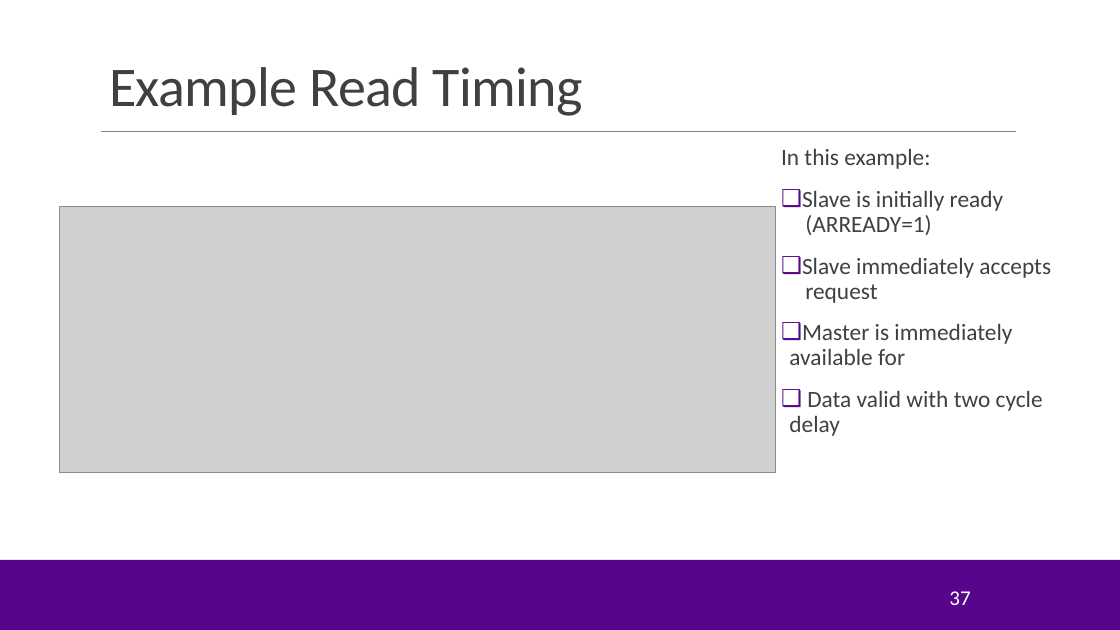
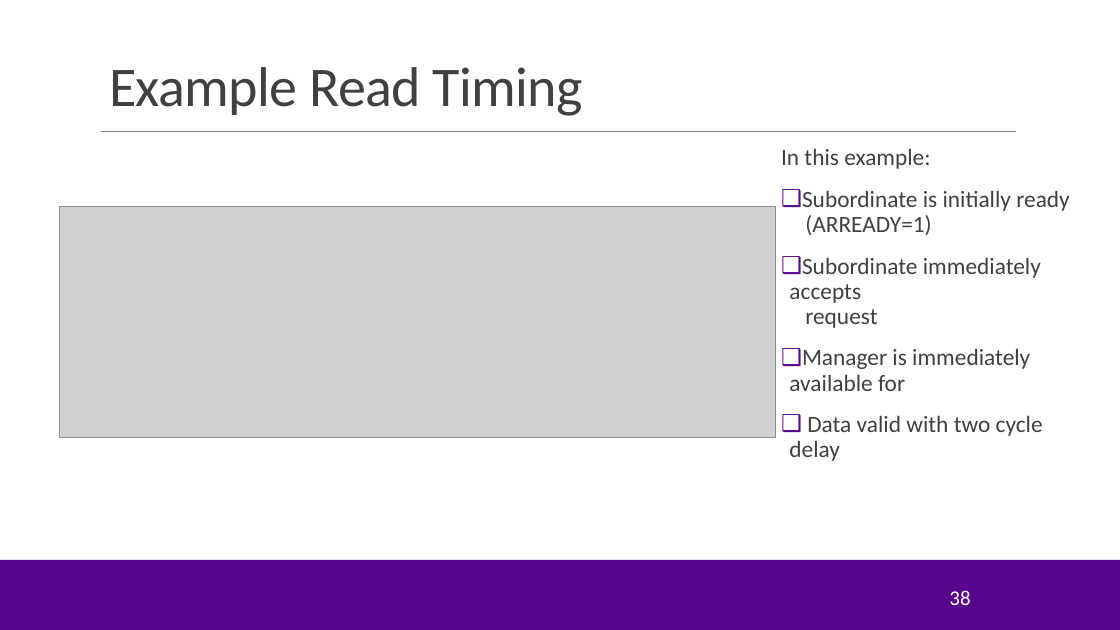
Before and after one commit to sdrangan/hwdesign, a slide deck: slide 38 of units/unit04_procif/procif_v4.pptx (slide 37 before the commit). Drawn at 1120x630 pixels with LibreOffice and Linux fonts; fonts in the diff are those of the drawing; grey boxes stand for pictures; background and template pictures are left out. Boxes give left, top, right and bottom in pixels: in the first picture for what was removed or moved away, otherwise in the second. Text is boxed around its words. In the diff, an @@ line names an element or a change of style, - is before the commit and + after.

```diff
--- a/units/unit04_procif/procif_v4.pptx
+++ b/units/unit04_procif/procif_v4.pptx
@@ picture: place and size @@
-picture at (60, 207, 776, 473)
+picture at (60, 207, 776, 438)
@@ text at (789, 191, 1069, 391): text changed @@
-❑ Slave is initially ready
-  (ARREADY=1)
-❑ Slave immediately accepts
-  request
-❑ Master is immediately available for
+❑ Subordinate is initially ready
+  (ARREADY=1)
+❑ Subordinate immediately accepts
+  request
+❑ Manager is immediately available for
@@ page number at (949, 590, 970, 605): text changed @@
-37
+38
```
Also in this commit, not shown: 8 other slides changed, 1 slide added.
